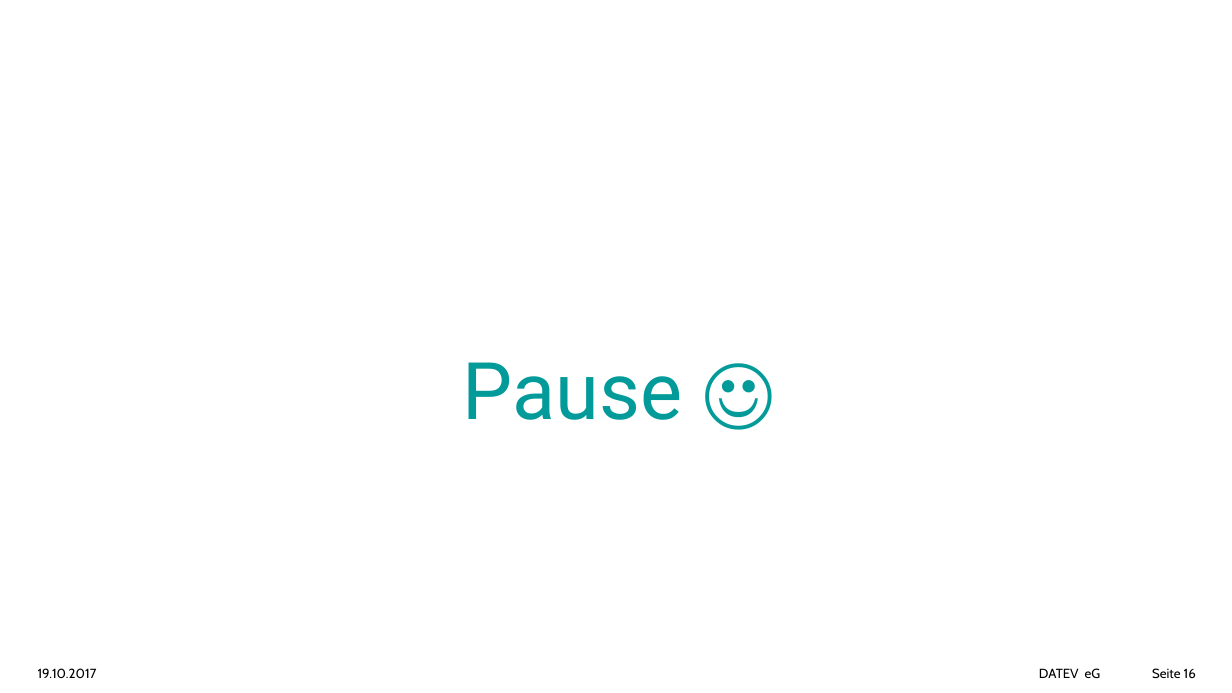
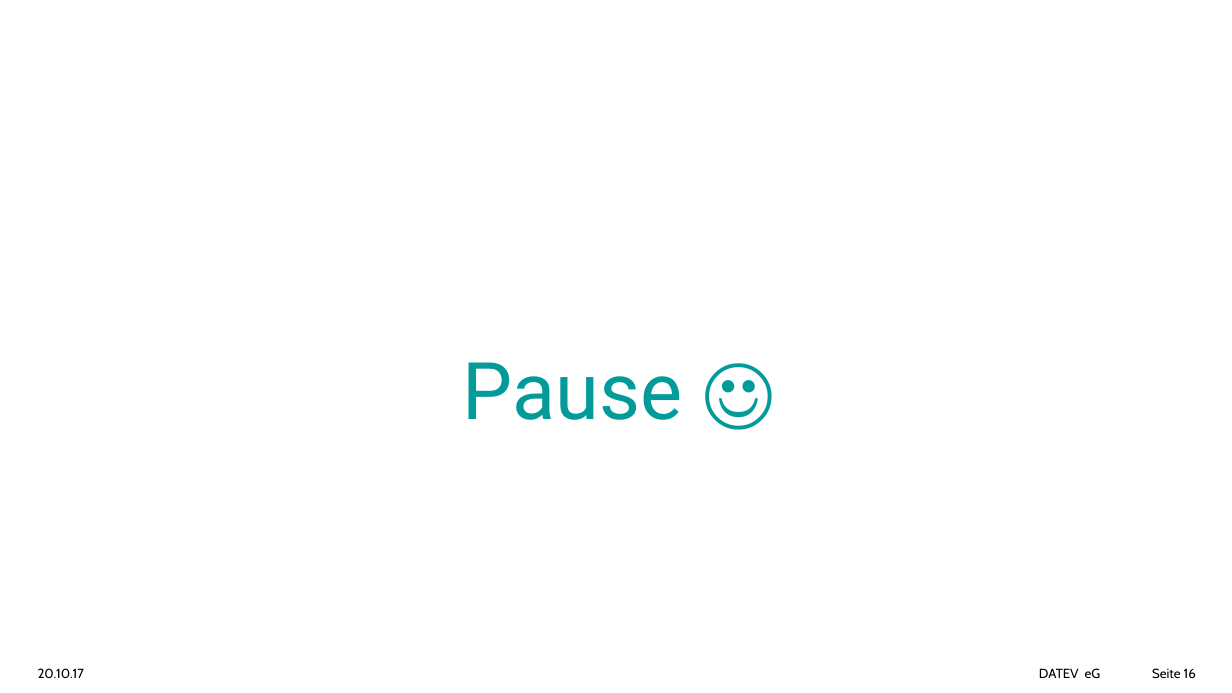
Before and after one commit to aawada78/angular-workshop, a slide deck: slide 16 of docs/Angular-Workshop-20.10.pptx. Drawn at 1232x693 pixels with LibreOffice and Linux fonts; fonts in the diff are those of the drawing; background and template pictures are left out. Boxes give left, top, right and bottom in pixels: in the first picture for what was removed or moved away, otherwise in the second. Text is boxed around its words. In the diff, an @@ line names an element or a change of style, - is before the commit and + after.

```diff
--- a/docs/Angular-Workshop-20.10.pptx
+++ b/docs/Angular-Workshop-20.10.pptx
@@ text at [38, 668, 85, 678]: text changed @@
-19.10.2017
+20.10.17
```
Also in this commit, not shown: 26 other slides changed.
